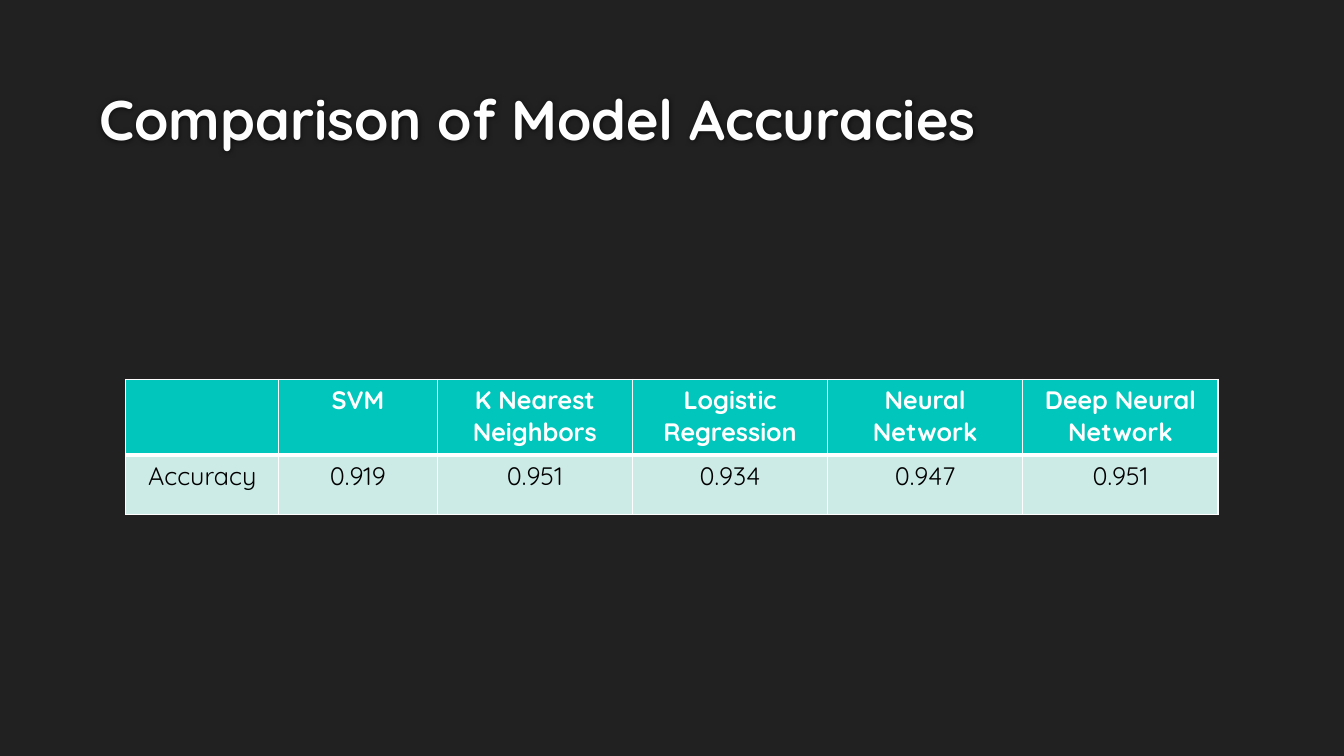
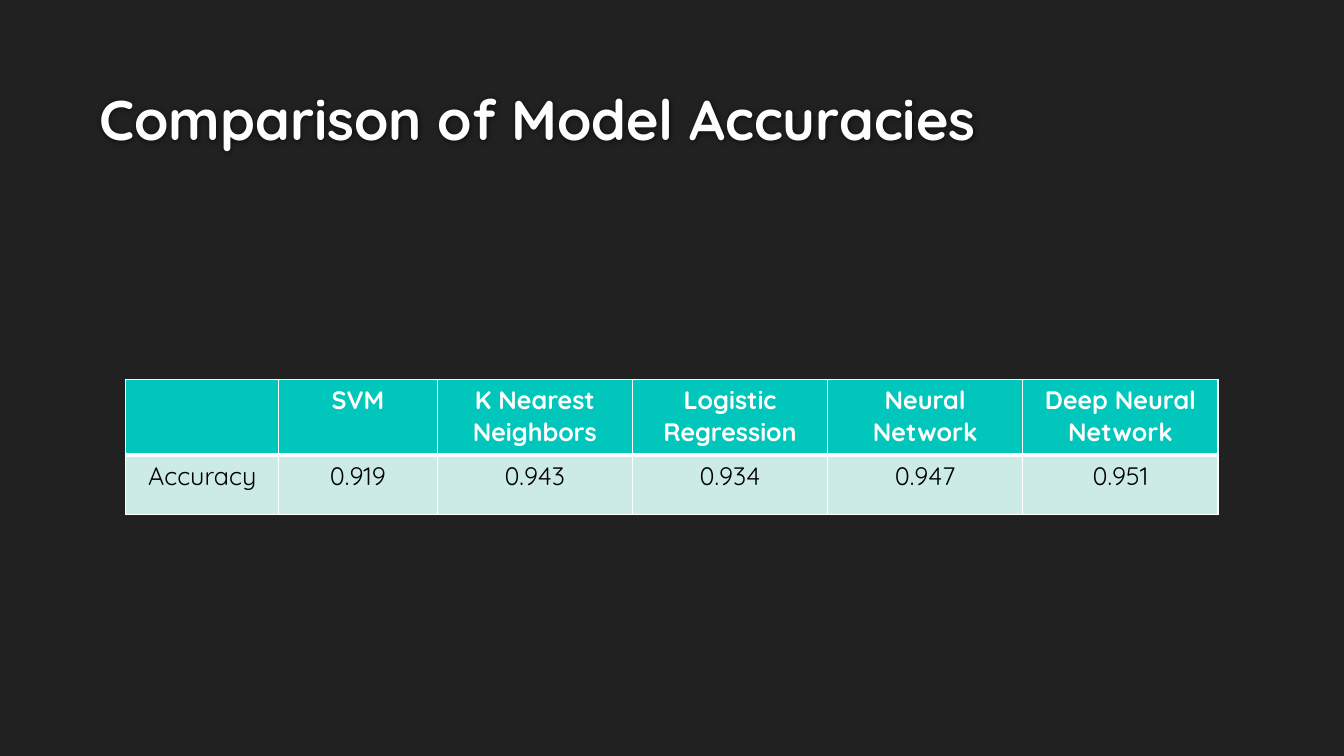
Before and after one commit to Sal-r/Credit-Card-Fraud, a slide deck: slide 10 of Credit_Card_Fraud_Presentation.pptx. Drawn at 1344x756 pixels with LibreOffice and Linux fonts; fonts in the diff are those of the drawing; background and template pictures are left out. Boxes give left, top, right and bottom in pixels: in the first picture for what was removed or moved away, otherwise in the second. Text is boxed around its words. In the diff, an @@ line names an element or a change of style, - is before the commit and + after.

```diff
--- a/Credit_Card_Fraud_Presentation.pptx
+++ b/Credit_Card_Fraud_Presentation.pptx
@@ table at (126,380,1220,515) @@
-row 2, column 3: 0.951
+row 2, column 3: 0.943
```
Also in this commit, not shown: 2 other slides changed, 2 other files.
